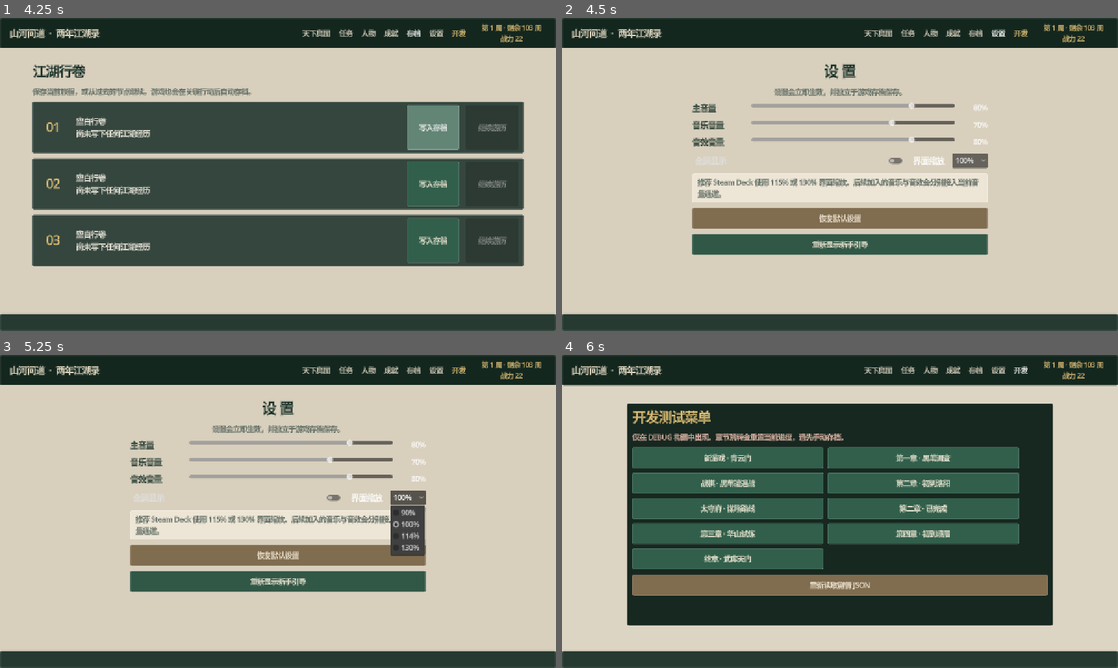
Above: before the commit, frames 1-4 (two rows, left to right).
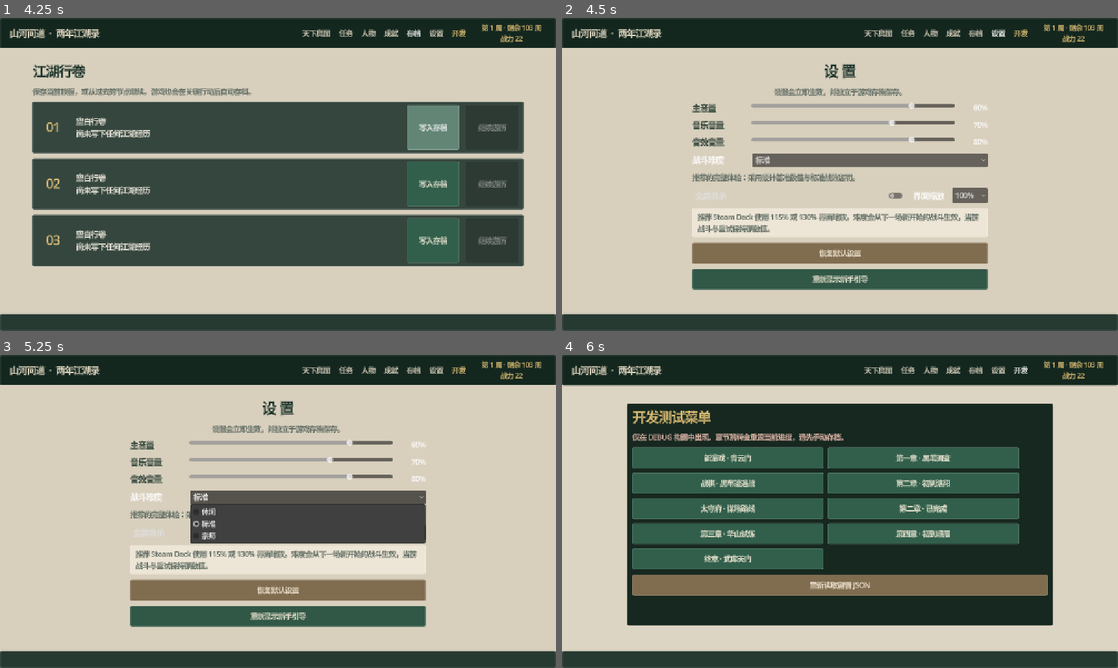
Above: after the commit, the same moments.

Repository: zijiangao/shanhe-wendao
Game: Godot game, scene res://scenes/main.tscn
The game is run twice, just before and just after one commit, with the same random seed, the same clock (stepped at 60 frames per second) and the same inputs.
Inputs:
- Up to frame 1 (4.25 s): click "天下舆图" at 0.5 s; click "任务" at 1.25 s; click "人物" at 2 s; click "成就" at 2.75 s; click "存档" at 3.5 s
- Up to frame 2 (4.5 s): click "设置" at 4.25 s
- Up to frame 3 (5.25 s): click "100%" (after the commit: "标准") at 5 s
- Up to frame 4 (6 s): click "开发" at 5.75 s

Frame 1 is identical in both runs. In frame 2, 16% of the frame differs, in the area x 23-77%, y 43-87%; in frame 3, 19%; in frame 4, nothing differs.

Commit message:
Add scalable combat difficulty

Diff:
--- a/godot/autoload/game_state.gd
+++ b/godot/autoload/game_state.gd
@@ -1,4 +1,6 @@
 extends Node
+
+const DIFFICULTY_RULES := preload("res://scripts/battle/difficulty_rules.gd")
 
 signal state_changed
 signal battle_started
@@ -124,6 +126,7 @@
 			{"name": "弓手喽啰", "role": "archer", "hp": 13, "max_hp": 13, "attack": 4, "range": 4, "x": 5, "y": 0}
 		]
 	}
+	_apply_current_difficulty()
 	capture_battle_checkpoint()
 	battle_started.emit()
 	state_changed.emit()
@@ -152,6 +155,7 @@
 			{"name": "守擂弟子", "role": "melee", "hp": 25, "max_hp": 25, "attack": 6, "range": 1, "x": 6, "y": 4}
 		]
 	}
+	_apply_current_difficulty()
 	capture_battle_checkpoint()
 	battle_started.emit()
 	state_changed.emit()
@@ -183,6 +187,7 @@
 			{"name": "武库弩手", "role": "archer", "hp": 12 if trusted_su else 17, "max_hp": 12 if trusted_su else 17, "attack": 5, "range": 4, "x": 5, "y": 0}
 		]
 	}
+	_apply_current_difficulty()
 	capture_battle_checkpoint()
 	battle_started.emit()
 	state_changed.emit()
@@ -190,6 +195,7 @@
 
 func finish_battle(victory: bool) -> void:
 	var battle_id: String = str(data.battle.get("battle_id", "blackreed"))
+	var battle_difficulty: String = str(data.battle.get("difficulty", "standard"))
 	data.battle = {}
 	if victory:
 		data.battle_retry = {}
@@ -217,11 +223,17 @@
 				data.flags.append("villain_revealed")
 			add_log("黑苇寨主败退。你夺得玄铁令，并查明厉千秋的阴谋。")
 	else:
-		data.hp = ceili(float(data.max_hp) / 2.0)
-		data.silver = maxi(0, int(data.silver) - 10)
-		add_log("你战败后被渔民救回，损失十两银子。")
+		var recovery: Dictionary = DIFFICULTY_RULES.defeat_recovery(battle_difficulty, int(data.max_hp), int(data.silver))
+		data.hp = recovery.hp
+		data.silver = recovery.silver
+		add_log("你战败后被江湖同道救回，%s。" % ("没有损失银两" if int(recovery.loss) == 0 else "损失%d两银子" % int(recovery.loss)))
 	battle_finished.emit(victory)
 	state_changed.emit()
+
+func _apply_current_difficulty() -> void:
+	var manager: Node = get_tree().root.get_node_or_null("SettingsManager") if is_inside_tree() else null
+	var level: String = str(manager.data.get("difficulty", "standard")) if manager != null else "standard"
+	data.battle = DIFFICULTY_RULES.apply_to_battle(data.battle, level)
 
 func complete_game(legacy: String) -> void:
 	var titles: Dictionary = {"destroy": "山河同心", "seal": "持令守序", "preserve": "问道藏锋"}
--- a/godot/autoload/settings_manager.gd
+++ b/godot/autoload/settings_manager.gd
@@ -4,6 +4,7 @@
 
 const SETTINGS_PATH := "user://settings.cfg"
 const UI_SCALES := [0.9, 1.0, 1.15, 1.3]
+const DIFFICULTIES := ["story", "standard", "master"]
 
 var data: Dictionary = {}
 
@@ -18,7 +19,8 @@
 		"music_volume": 0.7,
 		"sfx_volume": 0.8,
 		"fullscreen": false,
-		"ui_scale": 1.0
+		"ui_scale": 1.0,
+		"difficulty": "standard"
 	}
 
 func load_settings(path: String = SETTINGS_PATH) -> bool:
@@ -64,6 +66,8 @@
 		if absf(float(scale) - requested_scale) < absf(closest_scale - requested_scale):
 			closest_scale = float(scale)
 	result.ui_scale = closest_scale
+	var requested_difficulty := str(result.difficulty)
+	result.difficulty = requested_difficulty if requested_difficulty in DIFFICULTIES else "standard"
 	return result
 
 func apply_settings() -> void:
--- a/godot/main.gd
+++ b/godot/main.gd
@@ -14,6 +14,7 @@
 const NAVIGATION_RULES := preload("res://scripts/ui/navigation_rules.gd")
 const TUTORIAL_RULES := preload("res://scripts/ui/tutorial_rules.gd")
 const DEMO_POLICY := preload("res://scripts/release/demo_policy.gd")
+const DIFFICULTY_RULES := preload("res://scripts/battle/difficulty_rules.gd")
 
 var screen: String = "menu"
 var previous_screen: String = "menu"
@@ -1000,6 +1001,33 @@
 	_add_volume_setting(panel, "音乐音量", "music_volume")
 	_add_volume_setting(panel, "音效音量", "sfx_volume")
 
+	var difficulty_row := HBoxContainer.new()
+	difficulty_row.add_theme_constant_override("separation", 18)
+	panel.add_child(difficulty_row)
+	var difficulty_label := Label.new()
+	difficulty_label.text = "战斗难度"
+	difficulty_label.custom_minimum_size.x = 120
+	difficulty_label.vertical_alignment = VERTICAL_ALIGNMENT_CENTER
+	difficulty_label.add_theme_font_size_override("font_size", 18)
+	difficulty_row.add_child(difficulty_label)
+	var difficulty_options := OptionButton.new()
+	difficulty_options.size_flags_horizontal = Control.SIZE_EXPAND_FILL
+	for level in SettingsManager.DIFFICULTIES:
+		difficulty_options.add_item(DIFFICULTY_RULES.display_name(level))
+		if str(level) == str(SettingsManager.data.difficulty):
+			difficulty_options.selected = difficulty_options.item_count - 1
+	difficulty_row.add_child(difficulty_options)
+	var difficulty_detail := Label.new()
+	difficulty_detail.text = DIFFICULTY_RULES.description(str(SettingsManager.data.difficulty))
+	difficulty_detail.autowrap_mode = TextServer.AUTOWRAP_WORD_SMART
+	difficulty_detail.add_theme_color_override("font_color", Color("#526159"))
+	panel.add_child(difficulty_detail)
+	difficulty_options.item_selected.connect(func(index: int):
+		var level: String = str(SettingsManager.DIFFICULTIES[index])
+		SettingsManager.update_setting("difficulty", level)
+		difficulty_detail.text = DIFFICULTY_RULES.description(level)
+	)
+
 	var display_row := HBoxContainer.new()
 	display_row.add_theme_constant_override("separation", 18)
 	panel.add_child(display_row)
@@ -1024,7 +1052,7 @@
 	display_row.add_child(scale_options)
 
 	var hint := Label.new()
-	hint.text = "推荐 Steam Deck 使用 115% 或 130% 界面缩放。后续加入的音乐与音效会分别接入当前音量通道。"
+	hint.text = "推荐 Steam Deck 使用 115% 或 130% 界面缩放。难度会从下一场新开始的战斗生效，当前战斗与重试保持原数值。"
 	hint.autowrap_mode = TextServer.AUTOWRAP_WORD_SMART
 	hint.add_theme_color_override("font_color", Color("#526159"))
 	hint.add_theme_stylebox_override("normal", _box(Color("#ede5d5")))
--- /dev/null
+++ b/godot/scripts/battle/difficulty_rules.gd
@@ -0,0 +1,40 @@
+class_name DifficultyRules
+extends RefCounted
+
+const LEVELS := ["story", "standard", "master"]
+
+static func normalize(value: Variant) -> String:
+	var level := str(value)
+	return level if level in LEVELS else "standard"
+
+static func display_name(level: String) -> String:
+	return {"story": "休闲", "standard": "标准", "master": "宗师"}.get(normalize(level), "标准")
+
+static func description(level: String) -> String:
+	return {
+		"story": "偏重剧情体验：敌人气血 -20%、伤害 -25%，战败不损失银两。",
+		"standard": "推荐的完整体验：采用设计基准数值与标准战败惩罚。",
+		"master": "面向战棋老手：敌人气血 +20%、伤害 +20%，战败惩罚更重。"
+	}.get(normalize(level), "")
+
+static func apply_to_battle(battle: Dictionary, requested_level: Variant) -> Dictionary:
+	var level := normalize(requested_level)
+	var hp_scale: float = float({"story": 0.8, "standard": 1.0, "master": 1.2}[level])
+	var attack_scale: float = float({"story": 0.75, "standard": 1.0, "master": 1.2}[level])
+	battle.difficulty = level
+	for enemy in battle.get("enemies", []):
+		var scaled_hp := maxi(1, roundi(float(enemy.get("max_hp", enemy.get("hp", 1))) * hp_scale))
+		enemy.max_hp = scaled_hp
+		enemy.hp = scaled_hp
+		enemy.attack = maxi(1, roundi(float(enemy.get("attack", 1)) * attack_scale))
+	return battle
+
+static func defeat_recovery(level: String, max_hp: int, silver: int) -> Dictionary:
+	match normalize(level):
+		"story": return {"hp": maxi(1, ceili(max_hp * 0.75)), "silver": silver, "loss": 0}
+		"master":
+			var loss := mini(15, silver)
+			return {"hp": maxi(1, ceili(max_hp / 3.0)), "silver": silver - loss, "loss": loss}
+		_:
+			var loss := mini(10, silver)
+			return {"hp": maxi(1, ceili(max_hp / 2.0)), "silver": silver - loss, "loss": loss}
--- a/godot/scripts/battle/tactical_battle_view.gd
+++ b/godot/scripts/battle/tactical_battle_view.gd
@@ -2,6 +2,7 @@
 extends Control
 
 const BATTLE_ENGINE := preload("res://scripts/battle/battle_engine.gd")
+const DIFFICULTY_RULES := preload("res://scripts/battle/difficulty_rules.gd")
 
 signal cell_selected(x: int, y: int)
 signal mode_selected(mode: String)
@@ -23,7 +24,7 @@
 	add_child(shade)
 	var title := Label.new()
 	title.position = Vector2(30, 14)
-	title.text = "%s  ·  第 %d 回合" % [battle.name, battle.turn]
+	title.text = "%s  ·  %s难度  ·  第 %d 回合" % [battle.name, DIFFICULTY_RULES.display_name(str(battle.get("difficulty", "standard"))), battle.turn]
 	title.add_theme_font_size_override("font_size", 26)
 	title.add_theme_color_override("font_color", Color("#f1e3c6"))
 	add_child(title)
--- /dev/null
+++ b/godot/tests/test_difficulty_rules.gd
@@ -0,0 +1,19 @@
+extends SceneTree
+
+const RULES := preload("res://scripts/battle/difficulty_rules.gd")
+
+func _initialize() -> void:
+	var source := {"enemies": [{"name": "敌人", "hp": 20, "max_hp": 20, "attack": 8}]}
+	var story: Dictionary = RULES.apply_to_battle(source.duplicate(true), "story")
+	assert(str(story.difficulty) == "story", "A battle should keep a stable difficulty snapshot.")
+	assert(int(story.enemies[0].hp) == 16 and int(story.enemies[0].attack) == 6, "Story mode should reduce enemy health and attack.")
+	var master: Dictionary = RULES.apply_to_battle(source.duplicate(true), "master")
+	assert(int(master.enemies[0].hp) == 24 and int(master.enemies[0].attack) == 10, "Master mode should increase enemy health and rounded attack.")
+	var fallback: Dictionary = RULES.apply_to_battle(source.duplicate(true), "unknown")
+	assert(str(fallback.difficulty) == "standard" and int(fallback.enemies[0].hp) == 20, "Unknown difficulty should use unchanged standard values.")
+	var easy_recovery: Dictionary = RULES.defeat_recovery("story", 45, 30)
+	assert(int(easy_recovery.hp) == 34 and int(easy_recovery.silver) == 30, "Story defeat recovery should be generous and free.")
+	var hard_recovery: Dictionary = RULES.defeat_recovery("master", 45, 10)
+	assert(int(hard_recovery.hp) == 15 and int(hard_recovery.silver) == 0 and int(hard_recovery.loss) == 10, "Master defeat loss should never make silver negative.")
+	print("DifficultyRules tests passed.")
+	quit()
--- a/godot/tests/test_settings_manager.gd
+++ b/godot/tests/test_settings_manager.gd
@@ -7,11 +7,13 @@
 	_cleanup()
 	assert(AudioServer.get_bus_index("Music") >= 0 and AudioServer.get_bus_index("SFX") >= 0, "The project should provide separate music and sound-effect buses.")
 	var manager = MANAGER_SCRIPT.new()
-	var normalized: Dictionary = manager.normalize({"master_volume": 2.0, "music_volume": -1.0, "sfx_volume": 0.45, "fullscreen": 1, "ui_scale": 1.22, "unknown": true})
+	var normalized: Dictionary = manager.normalize({"master_volume": 2.0, "music_volume": -1.0, "sfx_volume": 0.45, "fullscreen": 1, "ui_scale": 1.22, "difficulty": "master", "unknown": true})
 	assert(is_equal_approx(float(normalized.master_volume), 1.0), "Master volume should clamp to one.")
 	assert(is_equal_approx(float(normalized.music_volume), 0.0), "Music volume should clamp to zero.")
 	assert(is_equal_approx(float(normalized.ui_scale), 1.15), "UI scale should snap to a supported value.")
 	assert(bool(normalized.fullscreen) and not normalized.has("unknown"), "Settings should normalize types and discard unknown keys.")
+	assert(str(normalized.difficulty) == "master", "A supported combat difficulty should survive normalization.")
+	assert(str(manager.normalize({"difficulty": "impossible"}).difficulty) == "standard", "Unknown difficulty values should safely fall back to standard.")
 
 	manager.data = normalized
 	assert(manager.save_settings(TEST_PATH), "Settings should save to a ConfigFile.")
@@ -19,6 +21,7 @@
 	assert(loaded_manager.load_settings(TEST_PATH), "Saved settings should load successfully.")
 	assert(is_equal_approx(float(loaded_manager.data.sfx_volume), 0.45), "Saved volume values should round-trip.")
 	assert(is_equal_approx(float(loaded_manager.data.ui_scale), 1.15), "Saved UI scale should round-trip.")
+	assert(str(loaded_manager.data.difficulty) == "master", "Saved combat difficulty should round-trip.")
 
 	manager.free()
 	loaded_manager.free()
Not shown, changed: godot/export_presets.cfg
Not shown, added: godot/scripts/battle/difficulty_rules.gd.uid
Not shown, added: godot/tests/test_difficulty_rules.gd.uid
Not shown, changed: godot/BUILDING.md
